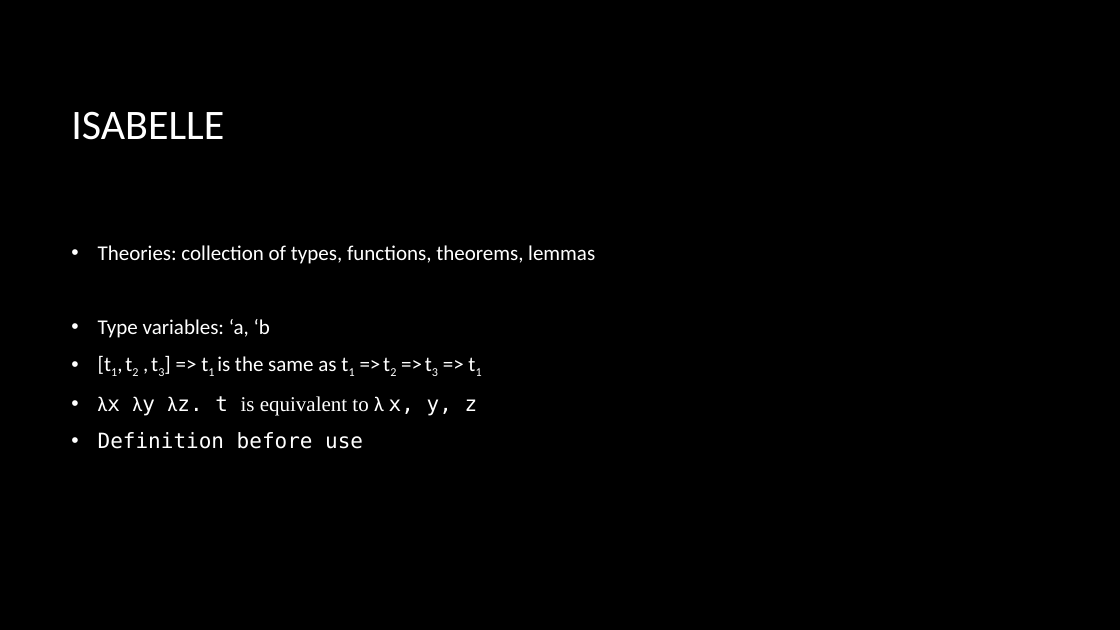
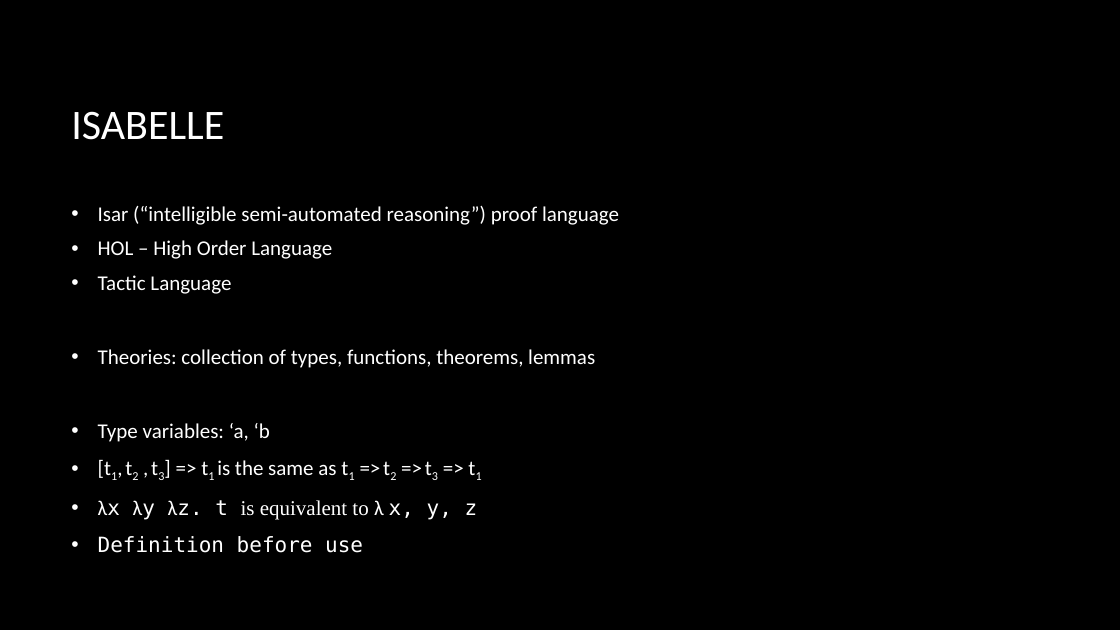
Before and after one commit to MTufekcioglu/CMSC22500-Isabelle, a slide deck: slide 3 of Presentation.pptx. Drawn at 1120x630 pixels with LibreOffice and Linux fonts; fonts in the diff are those of the drawing; background and template pictures are left out. Boxes give left, top, right and bottom in pixels: in the first picture for what was removed or moved away, otherwise in the second. Text is boxed around its words. In the diff, an @@ line names an element or a change of style, - is before the commit and + after.

```diff
--- a/Presentation.pptx
+++ b/Presentation.pptx
@@ text at (98,206,619,294): paragraphs added @@
+• Isar (“intelligible semi-automated reasoning”) proof language
+• HOL – High Order Language
+• Tactic Language
```
Also in this commit, not shown: 1 other slide changed.
